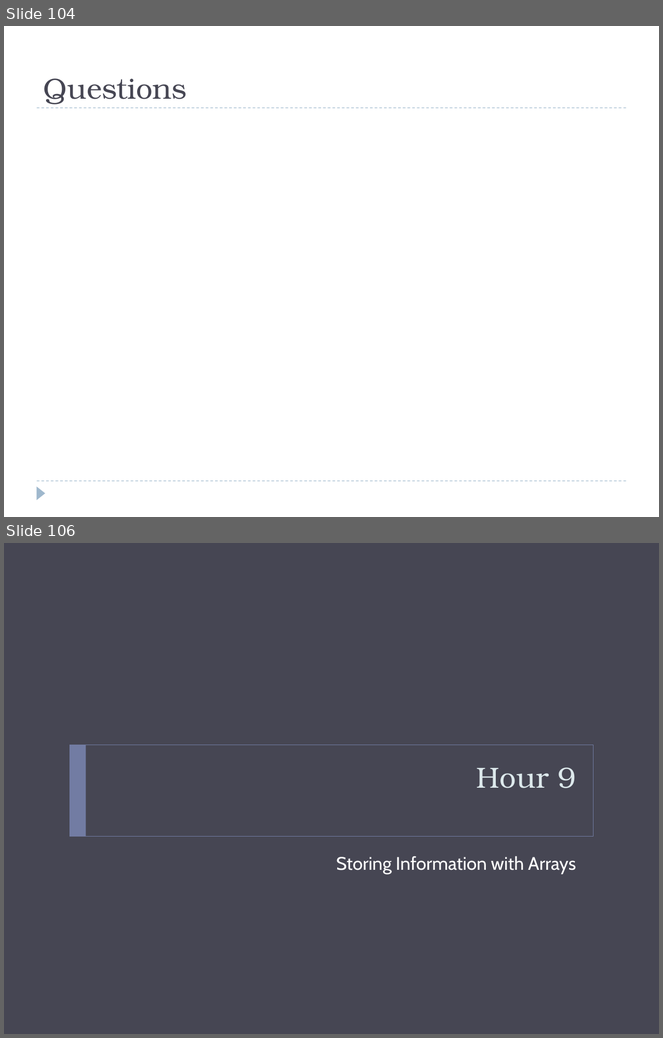
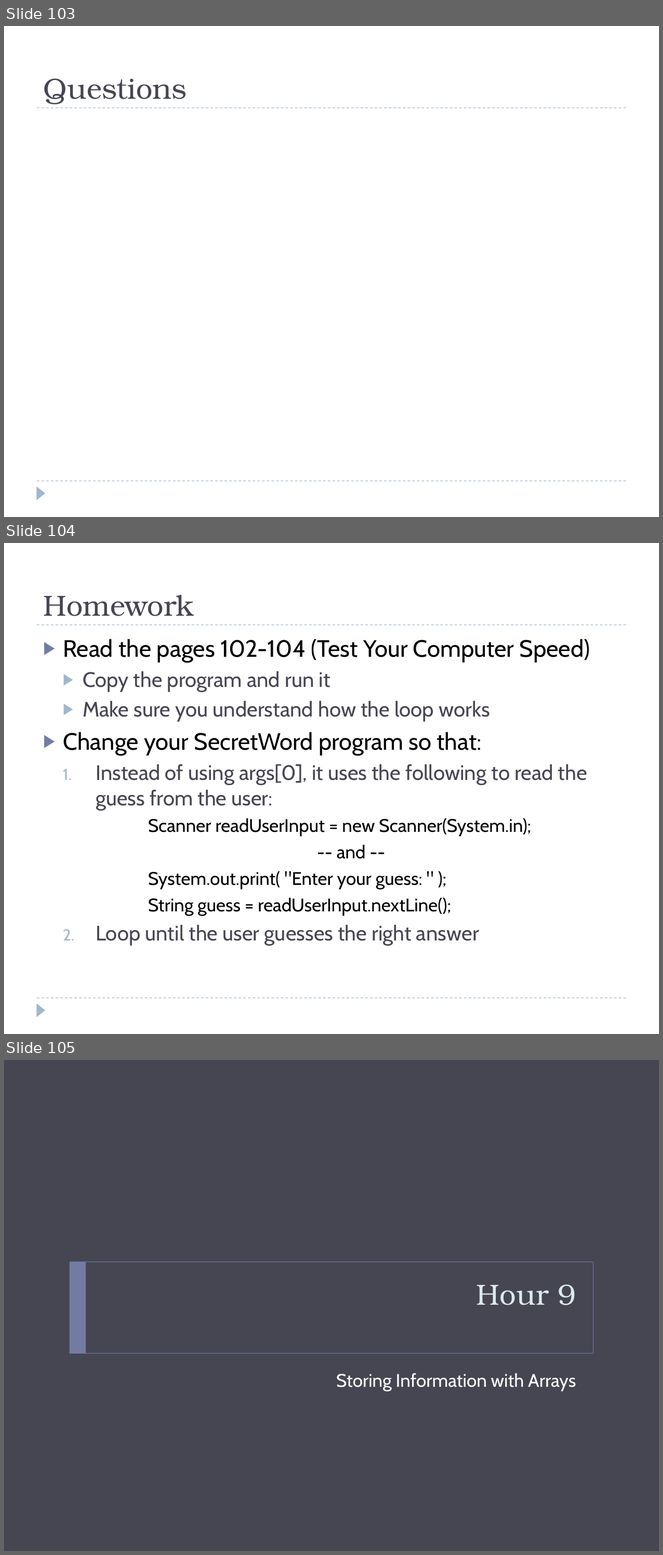
Before and after one commit to bcraig108/JavaClass_2013_Summer, a slide deck: Introduction to Java Programming.pptx. Shown one above the other, each under a label of ours: slides 104 and 106 before the commit, slides 103, 104 and 105 after it; the slides between them are not shown. The pictures are 663x1038 and 663x1555 pixels, drawn with LibreOffice and Linux fonts; fonts in the diff are those of the drawing; background and template pictures are left out. Boxes give left, top, right and bottom in pixels: in the first picture for what was removed or moved away, otherwise in the second. Text is boxed around its words. In the diff, an @@ line names an element or a change of style, - is before the commit and + after.

Commit message:
Chapter 8 Homework

```diff
--- a/Introduction to Java Programming.pptx
+++ b/Introduction to Java Programming.pptx
@@ slide 104 added at (x1=4, y1=543, x2=659, y2=1034), background #FFFFFF; not listed: 3 template elements that a slide beside it also shows @@
@@ title added at (x1=43, y1=595, x2=194, y2=616), 32 pt, text #464653 @@
+Homework
@@ text added at (x1=63, y1=639, x2=590, y2=945), 23 pt, text #000000 @@
+▶ Read the pages 102-104 (Test Your Computer Speed)
+  ▶ Copy the program and run it
+  ▶ Make sure you understand how the loop works
+▶ Change your SecretWord program so that:
+  1. Instead of using args[0], it uses the following to read the guess from the user:
+    Scanner readUserInput = new Scanner(System.in);
+    -- and --
+    System.out.print( "Enter your guess: " );
+    String guess = readUserInput.nextLine();
+  2. Loop until the user guesses the right answer
@@ what was slide 104 is now slide 103 @@
@@ what was slide 106 is now slide 105 @@
```
Also in this commit, not shown: 2 slides removed.
